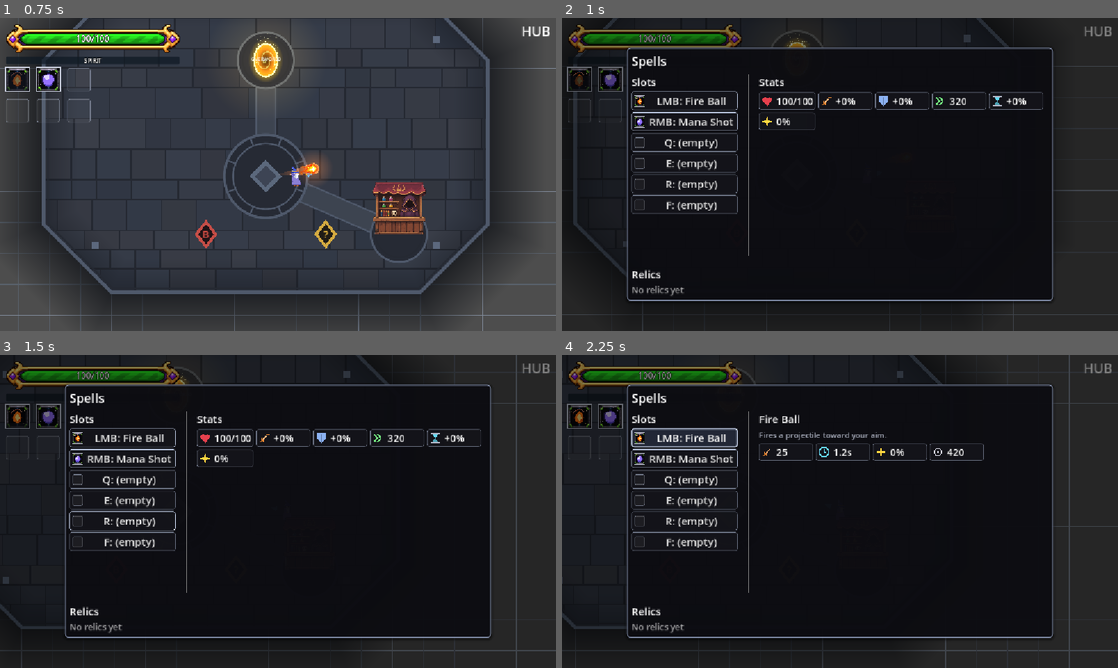
Above: before the commit, frames 1-4 (two rows, left to right).
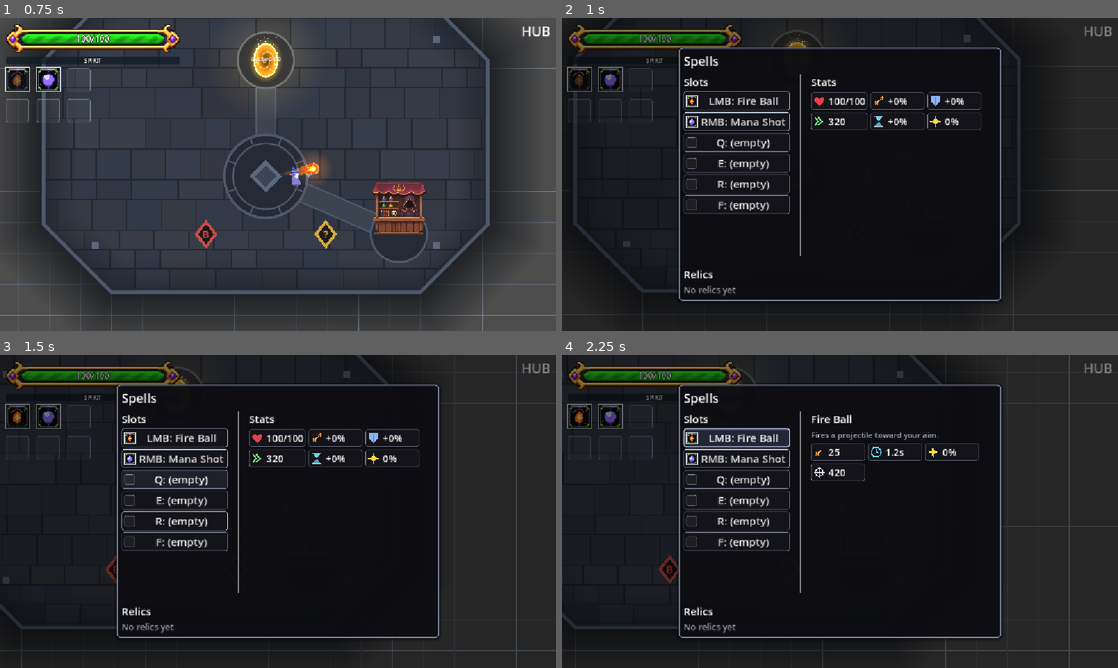
Above: after the commit, the same moments.

Repository: BestestGameStudio/gangU
Game: Godot game, scene res://game/core/main.tscn
The game is run twice, just before and just after one commit, with the same random seed, the same clock (stepped at 60 frames per second) and the same inputs. Sound files missing from this copy of the repository are replaced by a short silence.
Inputs (mouse positions are in pixels of both pictures, inside the frame that each line leads up to):
- Up to frame 1 (0.75 s): tap Enter at 0.5 s; move the mouse to (400, 158) at 0.52 s; hold D (move_right) from 0.53 s (still down); hold Space (cast) from 0.53 s (still down); click (400, 158) at 0.67 s
- Up to frame 2 (1 s): keep holding D (move_right); keep holding Space (cast); tap Tab (equip_panel) at 0.8 s
- Up to frame 3 (1.5 s): release D (move_right) at 1.25 s; release Space (cast) at 1.25 s; drag from (166, 527) to (194, 395) at 1.27 s
- Up to frame 4 (2.25 s): click "LMB: Fire Ball" at 2 s

Frame 1 is identical in both runs. In frame 2, 6.8% of the frame differs, in the area x 11-89%, y 9-92%; in frame 3, 12%; in frame 4, 13%, in the area x 11-89%, y 9-91%.

Commit message:
#700: cap spells at 2 upgrade paths, drop Water Ball Steer branch, 2-card upgrade UI
Daniel (2026-11-15): 'Spell upgrades should be limited to 2 upgrade
paths. Remove the water ball upgrade' + 'update the upgrade UI to fit
2 cards instead of 3'.

- Water Ball loses the Steer branch (guided -> seeking -> tidal), the
  branch whose spells keep the water_ball_* names; Splash and Bubble
  remain, so Water Ball has 2 paths like every other base spell.
  Removes 3 upgrade rows + 3 spell .tres + the projectile flight-anim
  remap entries. Guidance mechanics stay (no content uses them now).
- test512 pins the rule: no spell offers more than 2 Specialization
  (tier-1) paths. Adds a loader-order guard: in a headless -s run the
  catalog's preloaded rows can come back without their script instanced
  unless the Spell/SpellUpgrade scripts load first (reproduces on clean
  main; the game boots scripts-first and is unaffected).
- test514 floor 40 -> 36 shipped spells after the removal.
- Upgrade UI (equip panel): detail column 600 -> 384 (2 x 176 cards +
  gap + scrollbar, measured), stat grid 5 -> 3 columns to match.
  PANEL_HEIGHT stays 525: re-measured tallest state shrank (~360), so
  the fixed plate still covers it. Cards were already dynamic - with 2
  paths offered there is no leftover third slot.
- Fire Ball Beam's 4 Mastery forks untouched (out of scope).
- Seeking/tidal icon frames stay in the sheets, unused, for reuse.

Suite: 39/39 via tools/run_tests.gd.

Diff:
--- a/data/spells/water_ball_guided.tres
+++ /dev/null
@@ -1,25 +0,0 @@
-[gd_resource type="Resource" script_class="Spell" load_steps=3 format=3]
-
-[ext_resource type="Script" path="res://game/spells/spell.gd" id="1_spell"]
-[ext_resource type="SpriteFrames" path="res://data/sprites/spell_icons_frames.tres" id="2_frames"]
-
-[resource]
-script = ExtResource("1_spell")
-icon_frames = ExtResource("2_frames")
-icon_prefix = &"water_guided"
-mode = 5
-spell_name = "Guided Water Ball"
-icon_upgraded = true
-cooldown = 0.6
-damage = 14.0
-radius = 7.0
-tags = Array[StringName]([&"projectile", &"water"])
-range = 720.0
-projectile_speed = 420.0
-projectile_color = Color(0.3, 0.65, 1, 1)
-visual_scale = 2.0
-glow = true
-trail_length = 8
-glow_tint = Color(0.35, 0.7, 1, 1)
-recast_redirect = true
-redirect_limit = 1
--- a/data/spells/water_ball_seeking.tres
+++ /dev/null
@@ -1,26 +0,0 @@
-[gd_resource type="Resource" script_class="Spell" load_steps=3 format=3]
-
-[ext_resource type="Script" path="res://game/spells/spell.gd" id="1_spell"]
-[ext_resource type="SpriteFrames" path="res://data/sprites/spell_icons_frames.tres" id="2_frames"]
-
-[resource]
-script = ExtResource("1_spell")
-icon_frames = ExtResource("2_frames")
-icon_prefix = &"water_seeking"
-mode = 5
-spell_name = "Seeking Water Ball"
-icon_upgraded = true
-cooldown = 0.6
-damage = 16.0
-radius = 8.0
-tags = Array[StringName]([&"projectile", &"water"])
-range = 820.0
-projectile_speed = 420.0
-projectile_color = Color(0.3, 0.65, 1, 1)
-visual_scale = 2.0
-glow = true
-trail_length = 10
-glow_tint = Color(0.35, 0.7, 1, 1)
-recast_redirect = true
-cursor_chase_time = 1.0
-cursor_turn_rate = 6.0
--- a/data/spells/water_ball_tidal.tres
+++ /dev/null
@@ -1,27 +0,0 @@
-[gd_resource type="Resource" script_class="Spell" load_steps=3 format=3]
-
-[ext_resource type="Script" path="res://game/spells/spell.gd" id="1_spell"]
-[ext_resource type="SpriteFrames" path="res://data/sprites/spell_icons_frames.tres" id="2_frames"]
-
-[resource]
-script = ExtResource("1_spell")
-icon_frames = ExtResource("2_frames")
-icon_prefix = &"water_tidal"
-mode = 5
-spell_name = "Tidal Seeker"
-icon_upgraded = true
-cooldown = 1.0
-damage = 18.0
-radius = 10.0
-tags = Array[StringName]([&"projectile", &"water"])
-range = 1500.0
-projectile_speed = 400.0
-projectile_color = Color(0.3, 0.65, 1, 1)
-visual_scale = 2.2
-glow = true
-trail_length = 14
-glow_tint = Color(0.35, 0.7, 1, 1)
-cursor_chase_time = -1.0
-cursor_turn_rate = 10.0
-pierce_hits = 5
-rehit_delay = 0.35
--- a/data/upgrades/water_guided.tres
+++ /dev/null
@@ -1,14 +0,0 @@
-[gd_resource type="Resource" script_class="SpellUpgrade" load_steps=4 format=3]
-
-[ext_resource type="Script" path="res://game/spells/spell_upgrade.gd" id="1"]
-[ext_resource type="Spell" path="res://data/spells/water_ball.tres" id="2"]
-[ext_resource type="Spell" path="res://data/spells/water_ball_guided.tres" id="3"]
-
-[resource]
-script = ExtResource("1")
-id = &"water_guided"
-display_name = "Guided"
-source_spell = ExtResource("2")
-result_spell = ExtResource("3")
-xp_threshold = 10
-tier = 1
--- a/data/upgrades/water_seeking.tres
+++ /dev/null
@@ -1,14 +0,0 @@
-[gd_resource type="Resource" script_class="SpellUpgrade" load_steps=4 format=3]
-
-[ext_resource type="Script" path="res://game/spells/spell_upgrade.gd" id="1"]
-[ext_resource type="Spell" path="res://data/spells/water_ball_guided.tres" id="2"]
-[ext_resource type="Spell" path="res://data/spells/water_ball_seeking.tres" id="3"]
-
-[resource]
-script = ExtResource("1")
-id = &"water_seeking"
-display_name = "Seeking"
-source_spell = ExtResource("2")
-result_spell = ExtResource("3")
-xp_threshold = 15
-tier = 2
--- a/data/upgrades/water_tidal.tres
+++ /dev/null
@@ -1,14 +0,0 @@
-[gd_resource type="Resource" script_class="SpellUpgrade" load_steps=4 format=3]
-
-[ext_resource type="Script" path="res://game/spells/spell_upgrade.gd" id="1"]
-[ext_resource type="Spell" path="res://data/spells/water_ball_seeking.tres" id="2"]
-[ext_resource type="Spell" path="res://data/spells/water_ball_tidal.tres" id="3"]
-
-[resource]
-script = ExtResource("1")
-id = &"water_tidal"
-display_name = "Tidal Seeker"
-source_spell = ExtResource("2")
-result_spell = ExtResource("3")
-xp_threshold = 20
-tier = 3
--- a/game/spells/projectile.gd
+++ b/game/spells/projectile.gd
@@ -83,9 +83,6 @@
 	&"spirit_punch_launch": &"spirit_punch",
 	&"surging_bubble": &"water_ball",
 	&"water_ball": &"water_ball",
-	&"water_ball_guided": &"water_ball",
-	&"water_ball_seeking": &"water_ball",
-	&"water_ball_tidal": &"water_ball",
 	&"water_barrage": &"water_ball",
 	&"water_bubble": &"water_ball",
 	&"water_splash": &"water_ball",
--- a/game/spells/spell.gd
+++ b/game/spells/spell.gd
@@ -189,7 +189,7 @@
 	return mode
 
 ## #514: the spell's stable identity: its .tres file name (fire_ball,
-## water_ball_guided, ...). Display names are not unique (all Spirit Punch
+## water_splash, ...). Display names are not unique (all Spirit Punch
 ## tiers share one), so code that needs "which spell" keys on this. Empty for a
 ## Spell built in code with no resource file.
 func id() -> StringName:
--- a/game/spells/spell_progress.gd
+++ b/game/spells/spell_progress.gd
@@ -65,7 +65,7 @@
 	return out
 
 ## #331: Water Ball (and, #370, Stone Hammer) uses ONE progression route. Once the
-## player holds any upgrade descended from `spell` (e.g. Guided Water Ball
+## player holds any upgrade descended from `spell` (e.g. Water Splash
 ## from Water Ball), that spell's other branches stay closed, even if a
 ## second copy of the base is looted later. Other spell trees keep their
 ## existing duplicate-copy behavior. False without a caster.
--- a/game/spells/upgrade_catalog.gd
+++ b/game/spells/upgrade_catalog.gd
@@ -36,14 +36,13 @@
 	preload("res://data/upgrades/spirit_punch_burst.tres"),
 	preload("res://data/upgrades/spirit_punch_launch.tres"),
 	preload("res://data/upgrades/spirit_punch_bubble.tres"),
-	## Water Ball tree (#331): three branches from the base, tiers
-	## 1/2/3 each - Steer (guided -> seeking -> tidal seeker), Splash
-	## (splash -> barrage -> heavy rain), Bubble (water bubble ->
-	## surging -> big ball). Thresholds 10/15/20 mirror #305 and are
+	## Water Ball tree (#331, trimmed #700): two branches from the base,
+	## tiers 1/2/3 each - Splash (splash -> barrage -> heavy rain) and
+	## Bubble (water bubble -> surging -> big ball). Daniel 2026-11-15:
+	## spells are limited to 2 upgrade paths; the Steer branch (guided ->
+	## seeking -> tidal) was the third and is removed. One route per run,
+	## like Stone Hammer. Thresholds 10/15/20 mirror #305 and are
 	## provisional, not approved final balance.
-	preload("res://data/upgrades/water_guided.tres"),
-	preload("res://data/upgrades/water_seeking.tres"),
-	preload("res://data/upgrades/water_tidal.tres"),
 	preload("res://data/upgrades/water_splash.tres"),
 	preload("res://data/upgrades/water_barrage.tres"),
 	preload("res://data/upgrades/water_heavy_rain.tres"),
--- a/game/ui/equip_panel.gd
+++ b/game/ui/equip_panel.gd
@@ -74,15 +74,17 @@
 
 ## #416 (Daniel, 2026-11-09): the menu must not change size when switching
 ## between player stats and spell stats, and the upgrades sit UNDER the
-## spell stats in a column wide enough for three upgrade cards. The detail
+## spell stats in a column sized for the upgrade cards. The detail
 ## column has a fixed width and the plate a fixed height (capped by the
 ## viewport); the upgrade scroll fills whatever height is left, so content
 ## changes never resize the panel.
 const UPGRADE_CARD_GAP := 12
-# Three #441-slim cards + gaps + scrollbar, but never narrower than the
-# player-stats grid's minimum width (589 measured): the #416 no-resize rule
-# covers WIDTH too, so the column floor keeps the plate one fixed size.
-const DETAIL_WIDTH := 600.0
+# Two #441-slim cards + gap + scrollbar (Daniel 2026-11-15, #700: spells
+# cap at 2 upgrade paths, so the UI fits 2 cards instead of 3): 2 x 176 +
+# 12 + 8, rounded up; the 3-column stat grid (348) fits under it. The
+## #416 no-resize rule covers WIDTH too: the column floor keeps the plate
+# one fixed size.
+const DETAIL_WIDTH := 384.0
 ## #441 (Daniel, 2026-11-09): the plate hugs its content instead of the old
 ## 620px fixed height ("a lot of empty vertical space below the spell
 ## slots"). Measured composition on the pinned harness: title 36 + sep 10 +
@@ -92,6 +94,9 @@
 ## #427 rebase: the relics section (separator + header + one names row, 83)
 ## sits below the columns, so the fixed height grows 442 -> 525 to keep the
 ## tallest state (upgrade cards + relics) inside it without resizing.
+## #700 re-measure (2 cards, 3-column grid): the tallest state shrinks to
+## ~360 (player stats 115 at 3 columns + sep + header ~35 + card ~200),
+## so 525 still covers it with slack and stays fixed.
 const PANEL_HEIGHT := 525.0
 const SCREEN_MARGIN := 16.0
 var _relics_box: VBoxContainer
--- a/game/ui/stat_grid.gd
+++ b/game/ui/stat_grid.gd
@@ -12,9 +12,10 @@
 ## Cells are reused when the id list is unchanged, so live updates while the
 ## Tab menu is open never tear down a cell the mouse is hovering.
 
-## #416: the grid sits above the upgrade cards in a column sized for three
-## cards, so it uses that width (5 cells, with slack for long values).
-const COLUMNS := 5
+## #416: the grid sits above the upgrade cards in the detail column.
+## #700 (Daniel 2026-11-15): upgrades cap at 2 paths, so the column
+## shrinks from three cards to two; the grid follows with 3 columns.
+const COLUMNS := 3
 const CELL_WIDTH := 112.0
 const ICON_SIZE := 26.0
 const VALUE_FONT := 20
--- a/tests/spells/test512_upgrade_catalog.gd
+++ b/tests/spells/test512_upgrade_catalog.gd
@@ -16,12 +16,21 @@
 	_run.call_deferred()
 
 func _run() -> void:
-	var a := UpgradeCatalog.all()
-	var b := UpgradeCatalog.all()
+	# Loader-order guard (#700): in a headless -s run, touching the catalog
+	# cold can hand back upgrade .tres rows WITHOUT their script instanced
+	# (script members read null; seen locally and on clean main). Load the
+	# Spell/SpellUpgrade scripts first, then the catalog DYNAMICALLY - a
+	# static UpgradeCatalog/SpellUpgrade reference in this file would
+	# compile the catalog (and its preloads) before these loads run.
+	load("res://game/spells/spell.gd")
+	load("res://game/spells/spell_upgrade.gd")
+	var catalog: GDScript = load("res://game/spells/upgrade_catalog.gd")
+	var a: Array = catalog.all()
+	var b: Array = catalog.all()
 	_check("rows are returned", a.size() > 0)
 	_check("a fresh array per call", not is_same(a, b) and a.size() == b.size())
 	a.clear()
-	_check("clearing one copy leaves the catalog intact", UpgradeCatalog.all().size() == b.size())
+	_check("clearing one copy leaves the catalog intact", catalog.all().size() == b.size())
 	var files := 0
 	var on_disk := {}
 	for fn in DirAccess.get_files_at("res://data/upgrades"):
@@ -30,11 +39,26 @@
 			on_disk["res://data/upgrades/" + fn] = true
 	var seen := {}
 	var all_ok := true
-	for u: SpellUpgrade in b:
+	for u in b:
 		all_ok = all_ok and u != null and on_disk.has(u.resource_path) and not seen.has(u.resource_path)
 		seen[u.resource_path] = true
 	_check("every row is a distinct upgrade .tres", all_ok)
 	_check("every upgrade .tres is a row (%d files)" % files, seen.size() == files)
+	# #700: a spell offers at most 2 Specialization (tier-1) upgrade paths
+	# (Daniel 2026-11-15: "Spell upgrades should be limited to 2 upgrade
+	# paths"). Mastery/Signature rows advance a path already taken and are
+	# not new paths.
+	var tier1_per_source := {}
+	for u in b:
+		_check("row %s has its script instanced" % u.resource_path, u.get("tier") != null)
+		if u.get("tier") != null and u.tier == 1 and u.source_spell != null:
+			tier1_per_source[u.source_spell] = int(tier1_per_source.get(u.source_spell, 0)) + 1
+	var paths_ok := true
+	for source in tier1_per_source:
+		if int(tier1_per_source[source]) > 2:
+			paths_ok = false
+			print("[512u] OVER LIMIT: ", source.resource_path, " offers ", tier1_per_source[source], " tier-1 paths")
+	_check("no spell offers more than 2 Specialization paths", paths_ok)
 	print("test512u done: %d checks, %d failures" % [_checks, _fails])
 	print("[512u] RESULT: ", "ALL PASS" if _fails == 0 else "FAIL")
 	quit(0 if _fails == 0 else 1)
--- a/tests/spells/test514_spell_id.gd
+++ b/tests/spells/test514_spell_id.gd
@@ -49,7 +49,8 @@
 			_check(spr != null and spr.animation == StringName("%s_start" % row) and spr.sprite_frames.has_animation(row), "%s plays %s_start with a %s flight row" % [f, row, row])
 		proj.free()
 	_check(dispatched >= 25, "%d spells dispatched to a sprite row" % dispatched)
-	_check(n >= 40, "scanned %d shipped spells" % n)
+	# Floor drops 40 -> 36 with #700 (Water Ball Steer branch removed).
+	_check(n >= 36, "scanned %d shipped spells" % n)
 	var code := Spell.new()
 	code.mode = Spell.CastMode.PROJECTILE
 	code.spell_name = "Fire Ball"
Not shown, added: tools/dbg_catalog.gd.uid
